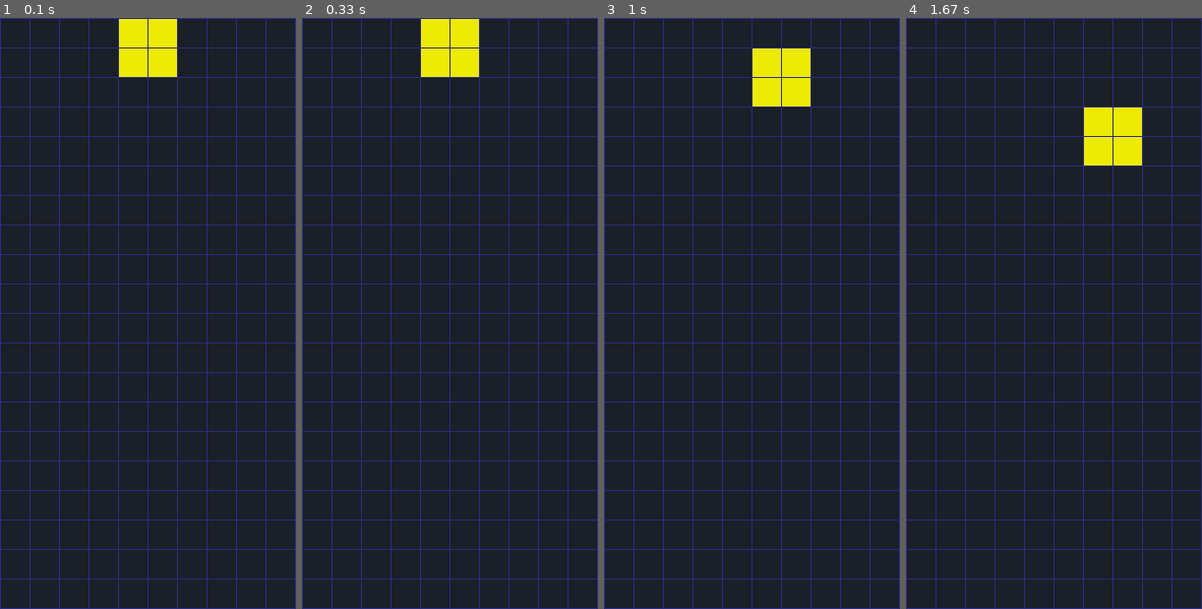
Above: before the commit, frames 1-4 (left to right).
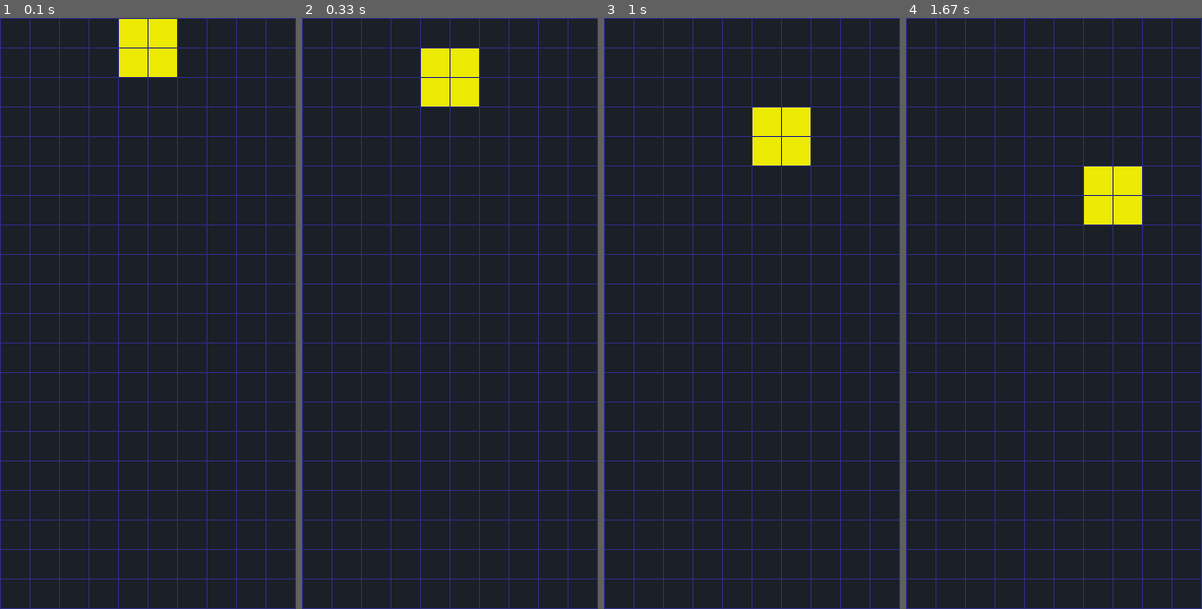
Above: after the commit, the same moments.

Repository: AleksGrig/tetris-pygame
Game: pygame game, started from main.py
Same seed, same stepped clock (60 frames per second), same inputs: the game is played once before the commit and once after it.
Inputs:
- Up to frame 1 (0.1 s): no input
- Up to frame 2 (0.33 s): no input
- Up to frame 3 (1 s): hold Right 0.33-0.8 s; hold Up from 0.83 s (still down)
- Up to frame 4 (1.67 s): release Up at 1.13 s; hold Right 1.17-1.63 s

Frame 1 is identical in both runs. In frame 2, 1.9% of the frame differs, in the area x 40-60%, y 0-15%; in frame 3, 3.7%, in the area x 50-70%, y 5-25%; in frame 4, 3.7%.

Commit message:
bug fix: key_pressed roll back

Diff:
--- a/main.py
+++ b/main.py
@@ -14,9 +14,9 @@
 game = Game()
 
 GAME_UPDATE = pygame.USEREVENT
-pygame.time.set_timer(GAME_UPDATE, 200)
-KEY_PRESSED = pygame.USEREVENT
-pygame.time.set_timer(KEY_PRESSED, 500)
+pygame.time.set_timer(GAME_UPDATE, 300)
+# KEY_PRESSED = pygame.USEREVENT
+# pygame.time.set_timer(KEY_PRESSED, 1000)
 
 while True:
     for event in pygame.event.get():
@@ -25,16 +25,25 @@
             sys.exit()
         if event.type == GAME_UPDATE:
             game.move((1, 0))
-        if event.type == KEY_PRESSED:
-            keys = pygame.key.get_pressed()
-            if keys[pygame.K_LEFT]:
+        if event.type == pygame.KEYDOWN:
+            if event.key == pygame.K_LEFT:
                 game.move((0, -1))
-            elif keys[pygame.K_RIGHT]:
+            elif event.key == pygame.K_RIGHT:
                 game.move((0, 1))
-            elif keys[pygame.K_DOWN]:
+            elif event.key == pygame.K_DOWN:
                 game.move((1, 0))
-            elif keys[pygame.K_UP]:
+            if event.key == pygame.K_UP:
                 game.rotate()
+        # elif event.type == KEY_PRESSED:
+        #     keys = pygame.key.get_pressed()
+        #     if keys[pygame.K_LEFT]:
+        #         game.move((0, -1))
+        #     elif keys[pygame.K_RIGHT]:
+        #         game.move((0, 1))
+        #     elif keys[pygame.K_DOWN]:
+        #         game.move((1, 0))
+        #     # elif keys[pygame.K_UP]:
+        #     #     game.rotate()
 
     # drawing
     screen.fill(Colors.dark_blue)
